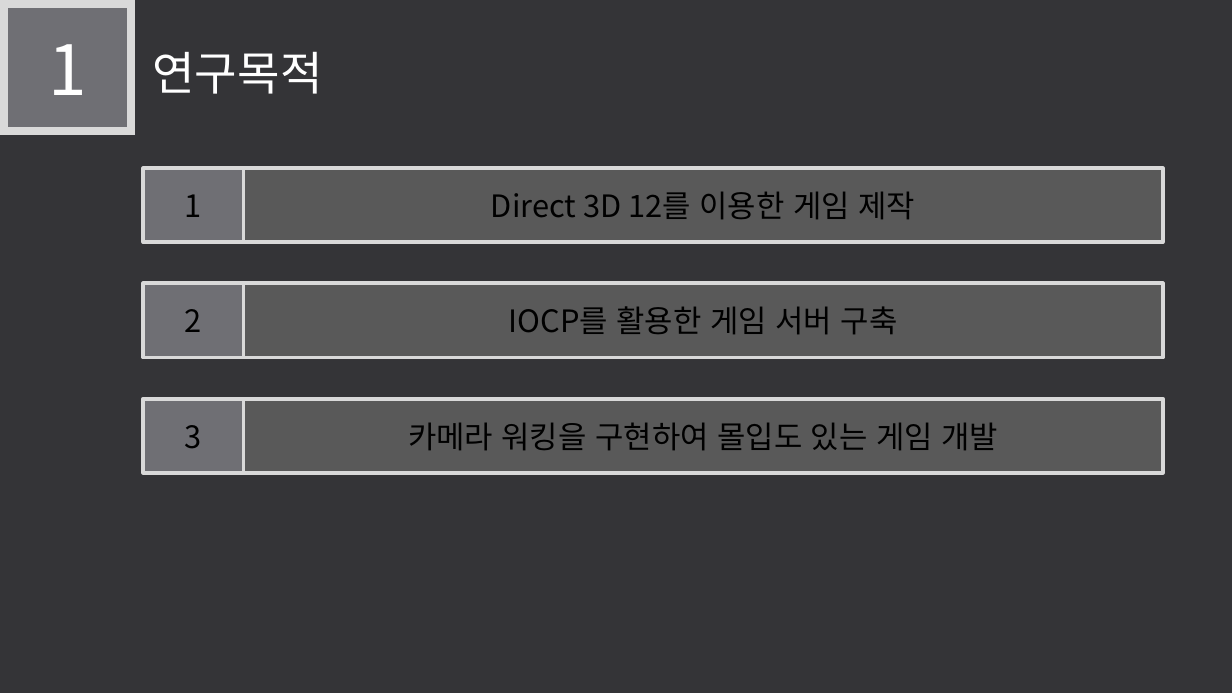
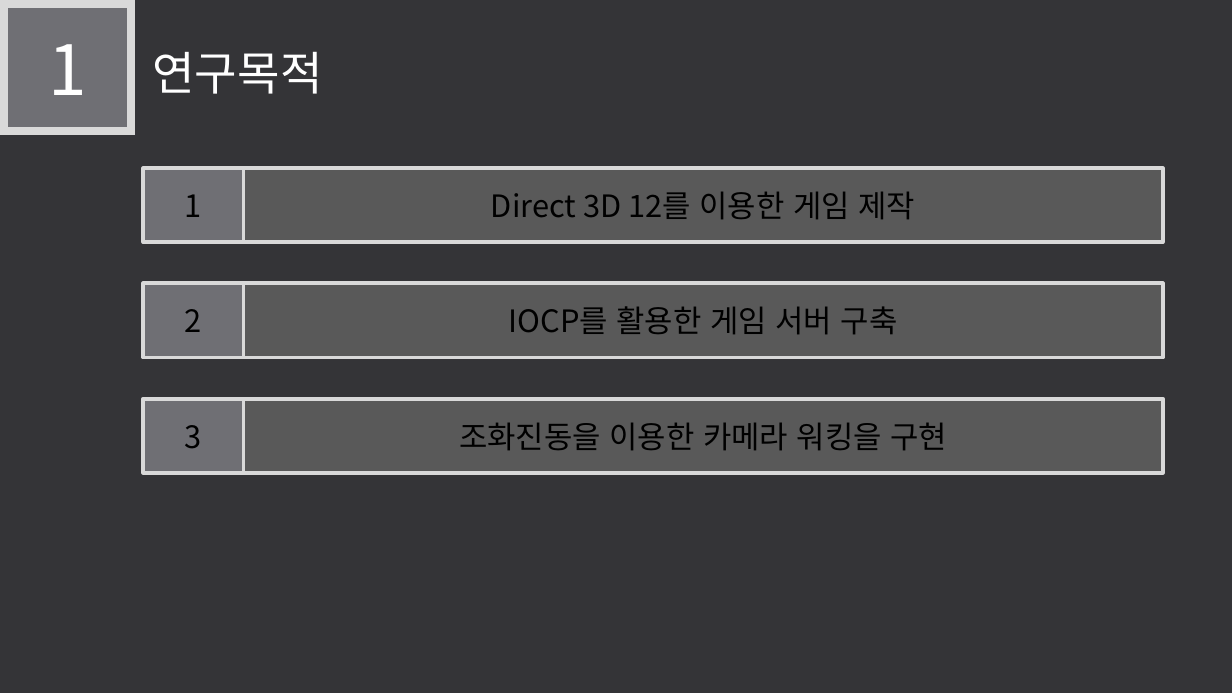
Before and after one commit to LEGO0937/Our_Project, a slide deck: slide 4 of 기획단계/졸작 제안서_α.pptx. Drawn at 1232x693 pixels with LibreOffice and Linux fonts; fonts in the diff are those of the drawing. Boxes give left, top, right and bottom in pixels: in the first picture for what was removed or moved away, otherwise in the second. Text is boxed around its words. In the diff, an @@ line names an element or a change of style, - is before the commit and + after.

```diff
--- a/기획단계/졸작 제안서_α.pptx
+++ b/기획단계/졸작 제안서_α.pptx
@@ text in rectangle at [459, 422, 947, 450]: text changed @@
-카메라 워킹을 구현하여 몰입도 있는 게임 개발
+조화진동을 이용한 카메라 워킹을 구현
```
Also in this commit, not shown: 3 other slides changed.
